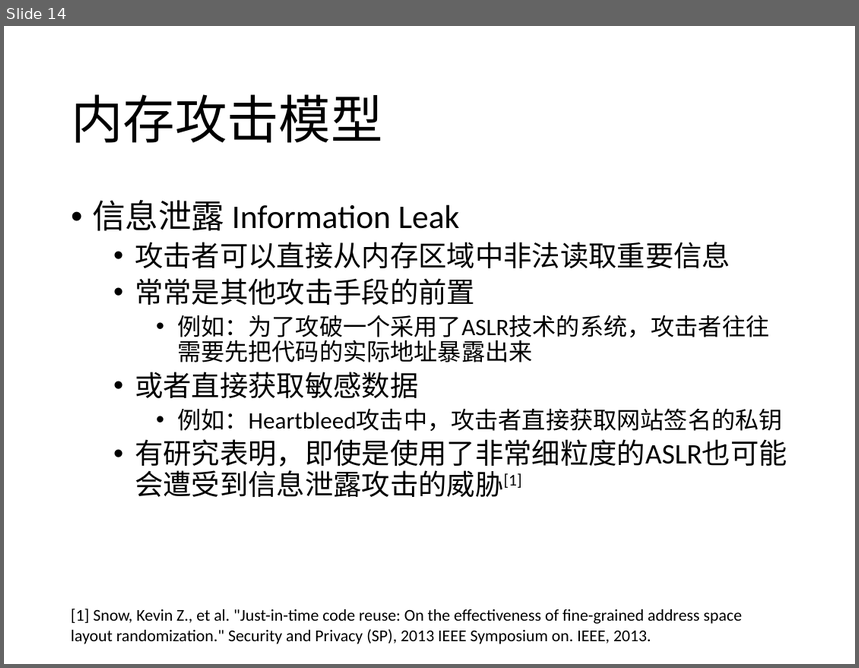
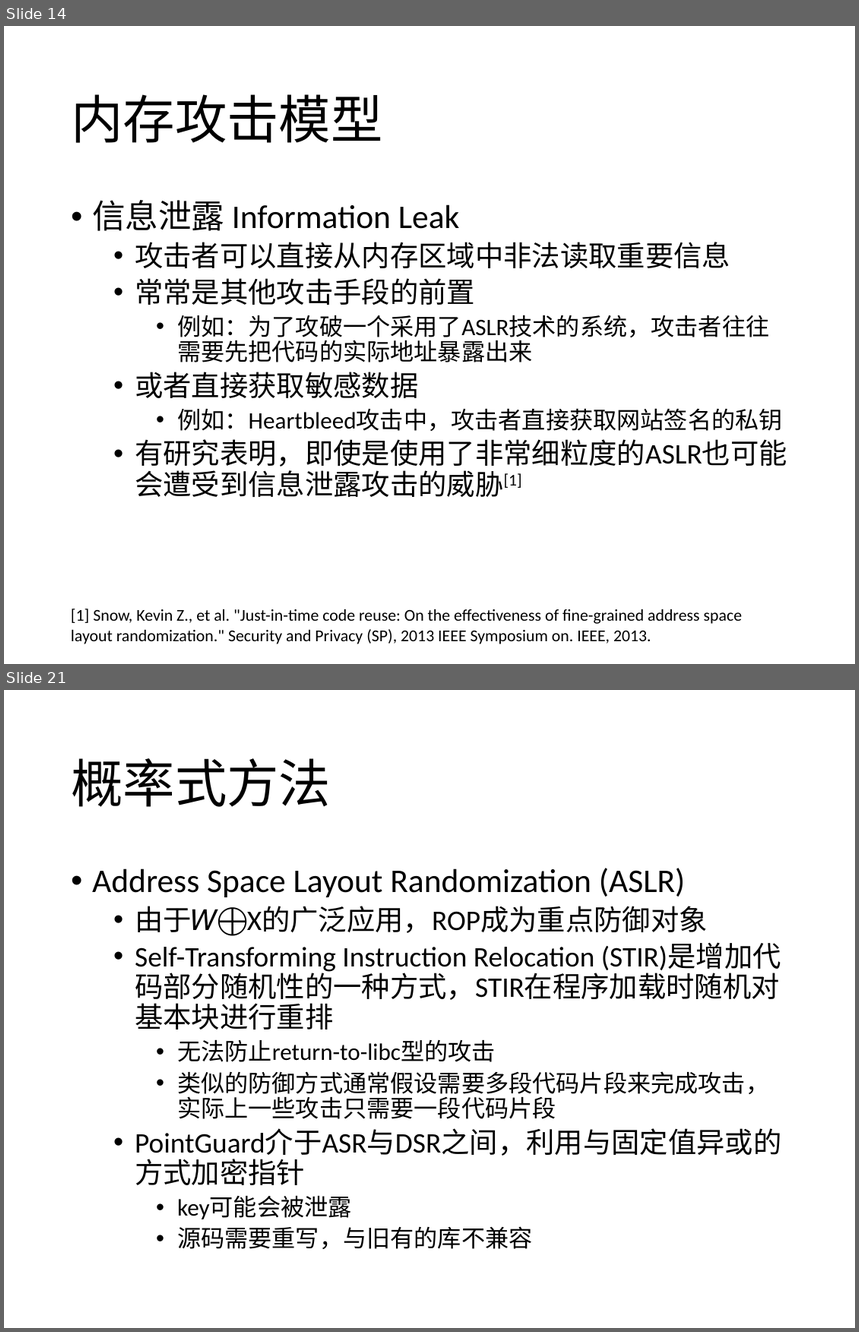
Before and after one commit to CodeATA/Docs, a slide deck: 内存安全报告.pptx. Shown one above the other, each under a label of ours: slide 14 before the commit, slides 14 and 21 after it; the slides between them are not shown. The pictures are 859x668 and 859x1332 pixels, drawn with LibreOffice and Linux fonts; fonts in the diff are those of the drawing. Boxes give left, top, right and bottom in pixels: in the first picture for what was removed or moved away, otherwise in the second. Text is boxed around its words. In the diff, an @@ line names an element or a change of style, - is before the commit and + after.

```diff
--- a/内存安全报告.pptx
+++ b/内存安全报告.pptx
@@ slide 21 added at box(4, 690, 855, 1328), background #FFFFFF @@
@@ title added at box(71, 758, 331, 807), 44 pt, text #000000 @@
+概率式方法
@@ text added at box(92, 868, 781, 1249), 24 pt, text #000000 @@
+• Address Space Layout Randomization (ASLR)
+  • 由于𝑊⨁X的广泛应用，ROP成为重点防御对象
+  • Self-Transforming Instruction Relocation (STIR)是增加代码部分随机性的一种方式，STIR在程序加载时随机对基本块进行重排
+    • 无法防止return-to-libc型的攻击
+    • 类似的防御方式通常假设需要多段代码片段来完成攻击，实际上一些攻击只需要一段代码片段
+  • PointGuard介于ASR与DSR之间，利用与固定值异或的方式加密指针
+    • key可能会被泄露
+    • 源码需要重写，与旧有的库不兼容
```
Also in this commit, not shown: 1 slide changed, 7 other slides added.
